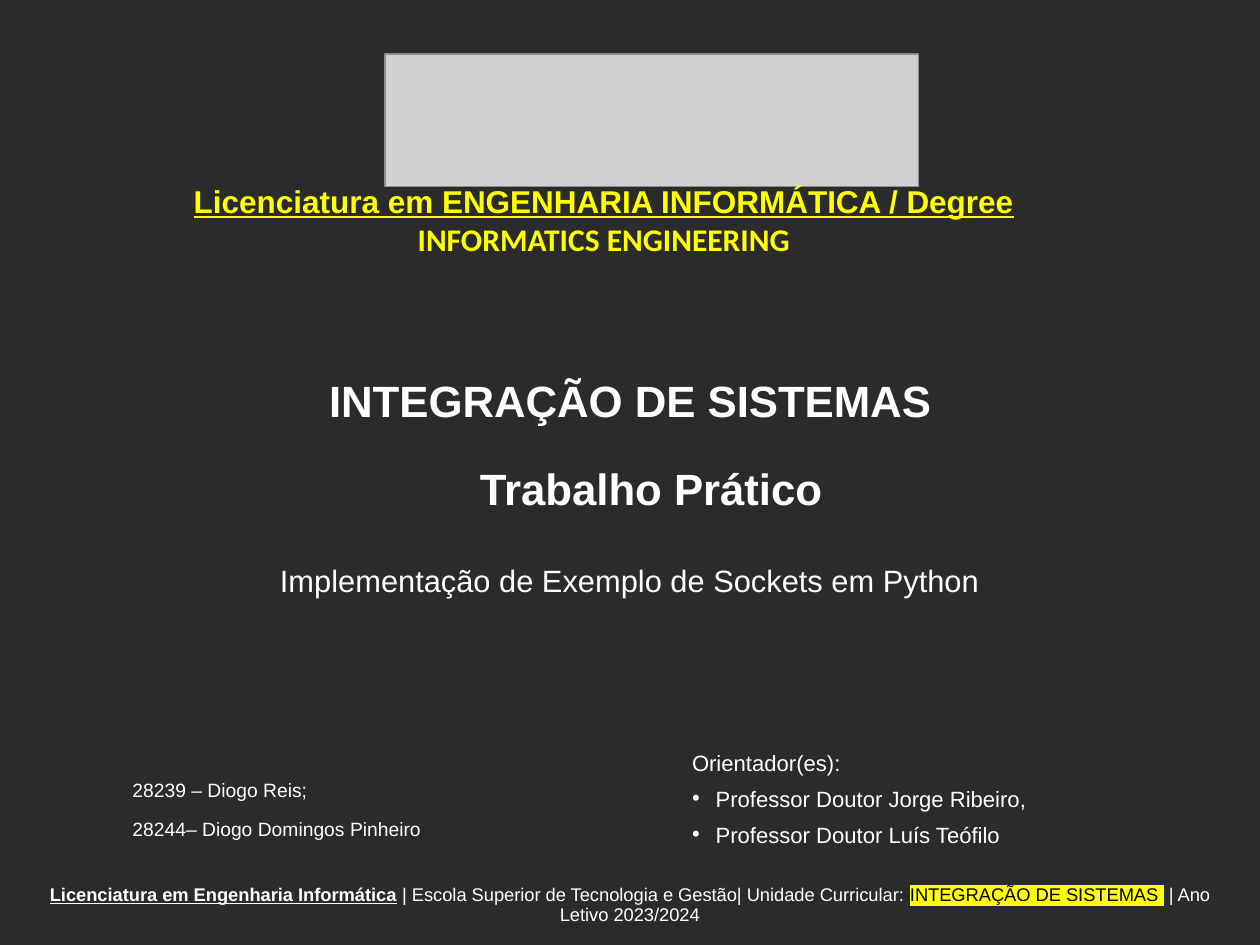
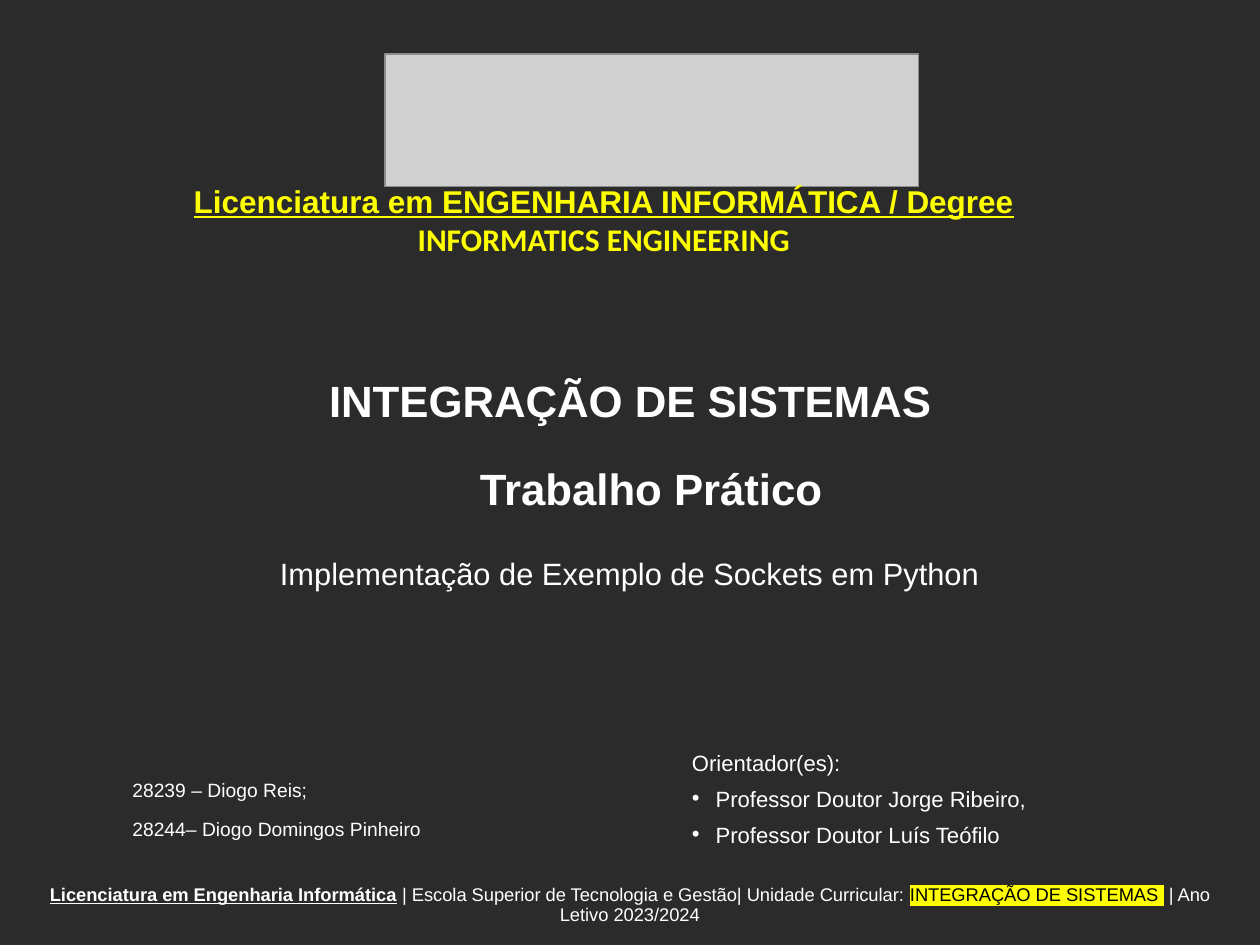
Before and after one commit to devdp11/socket_thread_conn-project, a slide deck: slide 1 of IPVC-EI-TP-SOCKETS-28244-28239.pptx. Drawn at 1260x945 pixels with LibreOffice and Linux fonts; fonts in the diff are those of the drawing; grey boxes stand for pictures; background and template pictures are left out; a plain dark background stands for a picture behind light text. Boxes give left, top, right and bottom in pixels: in the first picture for what was removed or moved away, otherwise in the second. Text is boxed around its words. In the diff, an @@ line names an element or a change of style, - is before the commit and + after.

```diff
--- a/IPVC-EI-TP-SOCKETS-28244-28239.pptx
+++ b/IPVC-EI-TP-SOCKETS-28244-28239.pptx
@@ subtitle "Implementação de Exemplo de Sockets ..." at (280, 562, 979, 590): line spacing 1 to 0.8; less space between paragraphs @@
```
Also in this commit, not shown: 16 other slides changed, 3 slides added, 2 other files.
